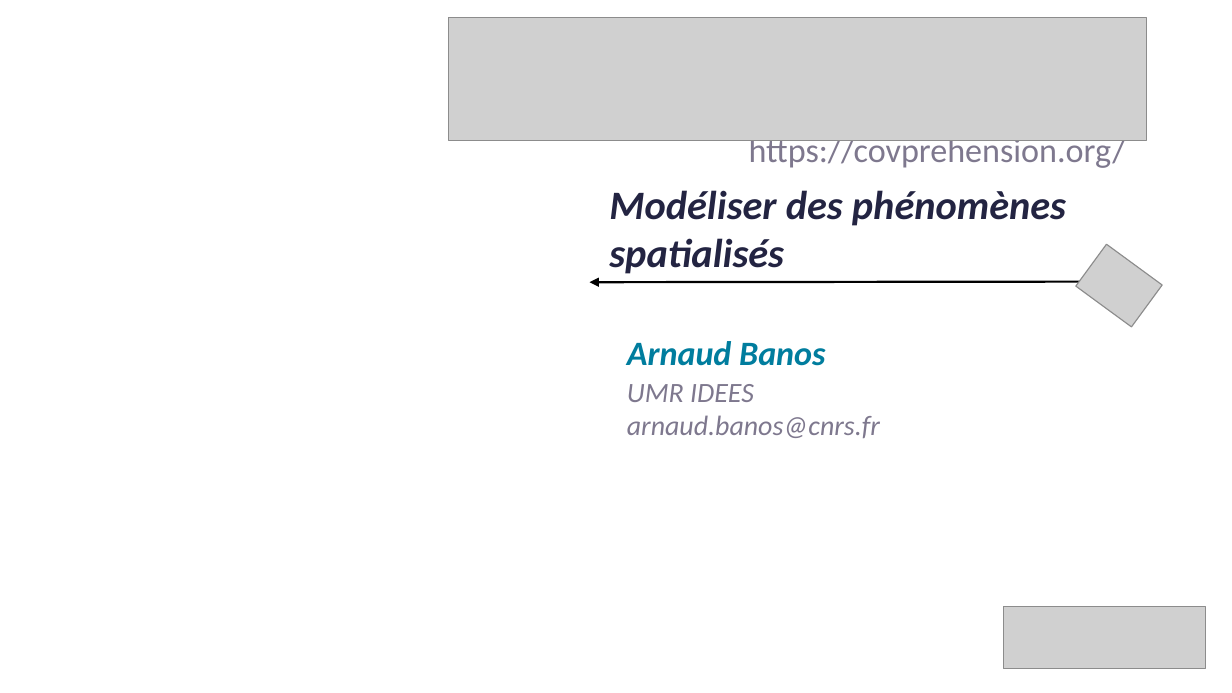
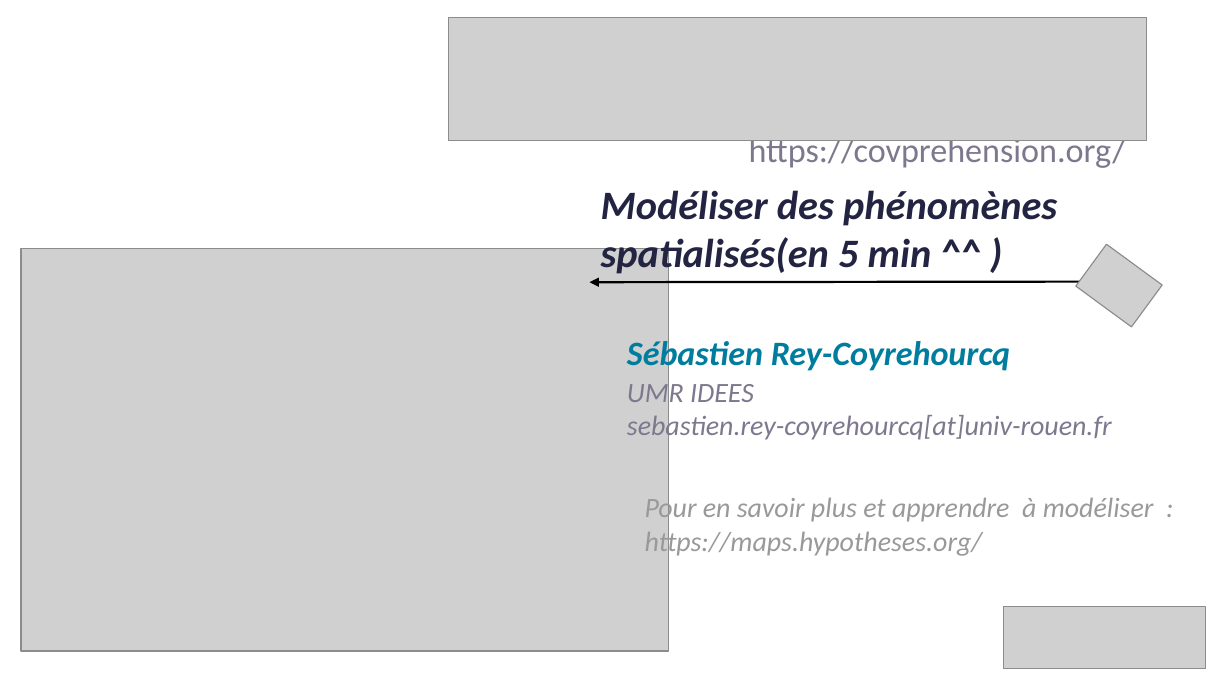
Before and after one commit to covprehension/communications, a slide deck: slide 1 of jdev2020/chapitre2_modelesyscomplexe.odp. Drawn at 1232x693 pixels with LibreOffice and Linux fonts; fonts in the diff are those of the drawing; grey boxes stand for pictures. Boxes give left, top, right and bottom in pixels: in the first picture for what was removed or moved away, otherwise in the second. Text is boxed around its words. In the diff, an @@ line names an element or a change of style, - is before the commit and + after.

```diff
--- a/jdev2020/chapitre2_modelesyscomplexe.odp
+++ b/jdev2020/chapitre2_modelesyscomplexe.odp
@@ text at <box>601,190,1057,277</box>: text changed @@
-Modéliser des phénomènes spatialisés
+Modéliser des phénomènes spatialisés(en 5 min ^^ )
@@ picture added at <box>21,248,670,651</box> @@
@@ text at <box>627,337,1010,374</box>: text changed @@
-Arnaud Banos
+Sébastien Rey-Coyrehourcq
@@ text at <box>627,379,1112,442</box>: text changed @@
-UMR IDEES
-arnaud.banos@cnrs.fr
+UMR IDEES
+sebastien.rey-coyrehourcq[at]univ-rouen.fr
@@ text added at <box>645,494,1154,558</box>, 18 pt, text #999999, italic @@
+Pour en savoir plus et apprendre à modéliser : https://maps.hypotheses.org/
```
Also in this commit, not shown: 2 other slides changed, 1 slide added, 1 other file.
